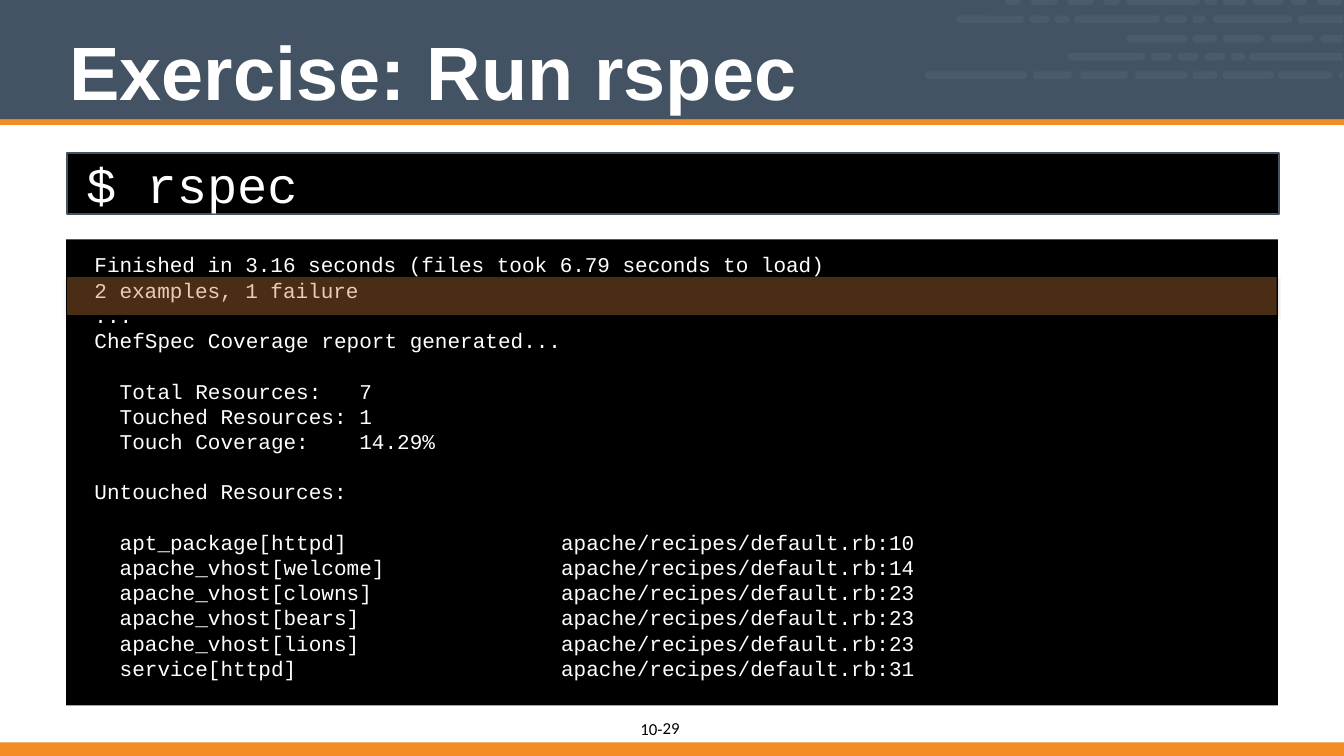
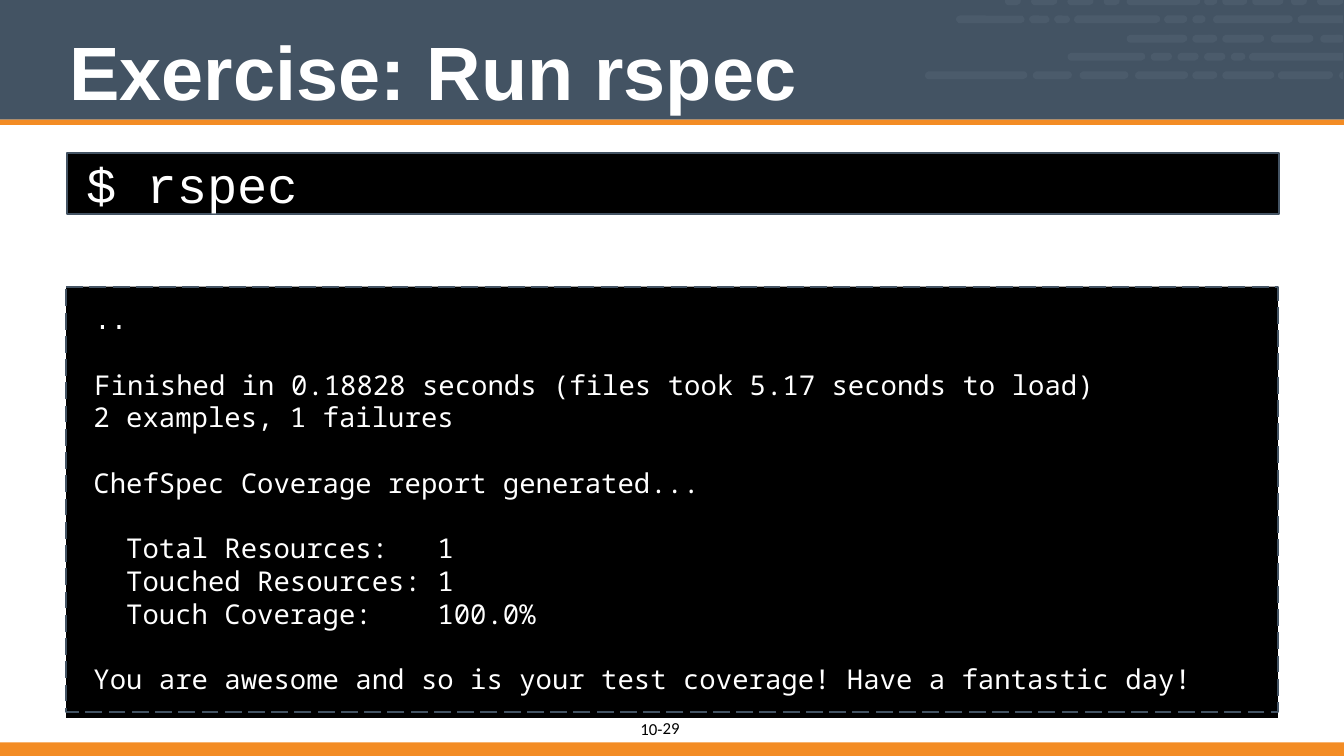
Before and after one commit to vinyar/chef-intermediate, a slide deck: slide 29 of 10-introduction_to_chefspec.pptx. Drawn at 1344x756 pixels with LibreOffice and Linux fonts; fonts in the diff are those of the drawing. Boxes give left, top, right and bottom in pixels: in the first picture for what was removed or moved away, otherwise in the second. Text is boxed around its words. In the diff, an @@ line names an element or a change of style, - is before the commit and + after.

Commit message:
Revert "Changed chefspec section to use apache as an example instead of mailx."

```diff
--- a/10-introduction_to_chefspec.pptx
+++ b/10-introduction_to_chefspec.pptx
@@ freeform shape resized from (x1=67, y1=240, x2=1278, y2=705) to (x1=67, y1=286, x2=1278, y2=718) @@
@@ rectangle removed at (x1=67, y1=277, x2=1277, y2=315) @@
@@ freeform shape added at (x1=67, y1=286, x2=1278, y2=711), outline #435363 2 pt dashed @@
@@ text ".." moved from (x1=94, y1=258, x2=914, y2=681) to (x1=93, y1=374, x2=1191, y2=696) @@
@@ text at (x1=93, y1=374, x2=1094, y2=434): text changed; size 20 to 26 pt; font Courier New to Noto Sans Mono @@
-Finished in 3.16 seconds (files took 6.79 seconds to load)
-2 examples, 1 failure
-...
+..
+Finished in 0.18828 seconds (files took 5.17 seconds to load)
+2 examples, 1 failures
@@ text at (x1=93, y1=472, x2=700, y2=592): size 20 to 26 pt, font Courier New to Noto Sans Mono in "ChefSpec Coverage report generated...", "Touched Resources: 1"; indent changed @@
@@ text at (x1=126, y1=537, x2=453, y2=559): text changed; size 20 to 26 pt; font Courier New to Noto Sans Mono @@
-Total Resources: 7
+Total Resources: 1
@@ text at (x1=93, y1=603, x2=1191, y2=696): text changed; size 20 to 26 pt; font Courier New to Noto Sans Mono @@
-Touch Coverage: 14.29%
-Untouched Resources:
-apt_package[httpd] apache/recipes/default.rb:10
-apache_vhost[welcome] apache/recipes/default.rb:14
-apache_vhost[clowns] apache/recipes/default.rb:23
-apache_vhost[bears] apache/recipes/default.rb:23
-apache_vhost[lions] apache/recipes/default.rb:23
-service[httpd] apache/recipes/default.rb:31
+Touch Coverage: 100.0%
+You are awesome and so is your test coverage! Have a fantastic day!
```
Also in this commit, not shown: 8 other slides changed.
